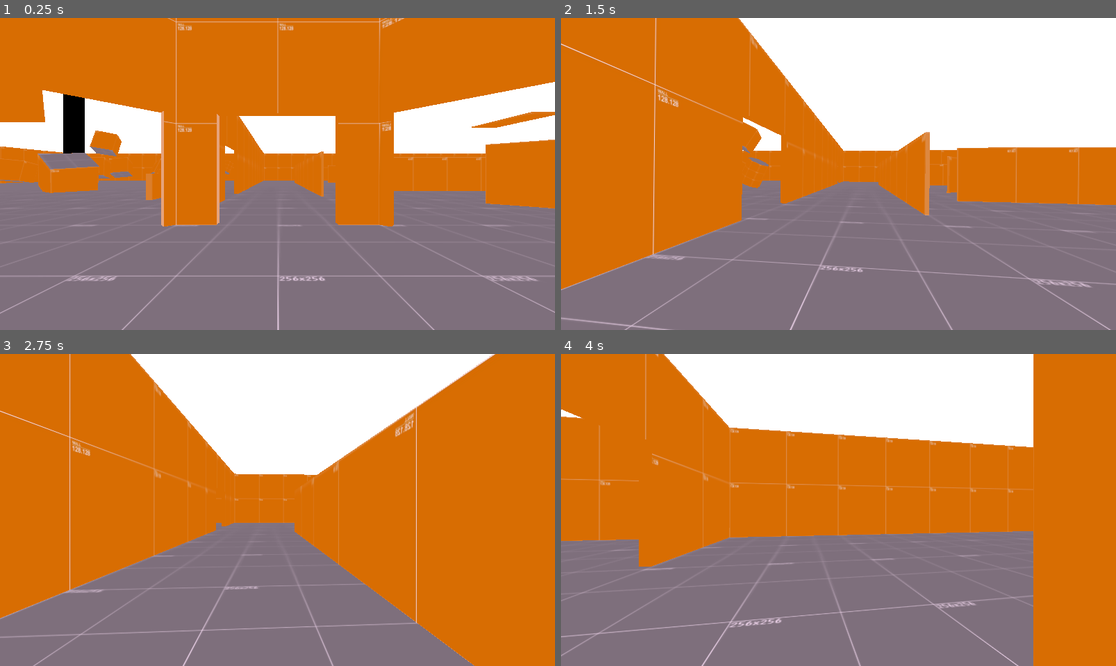
Above: before the commit, frames 1-4 (two rows, left to right).
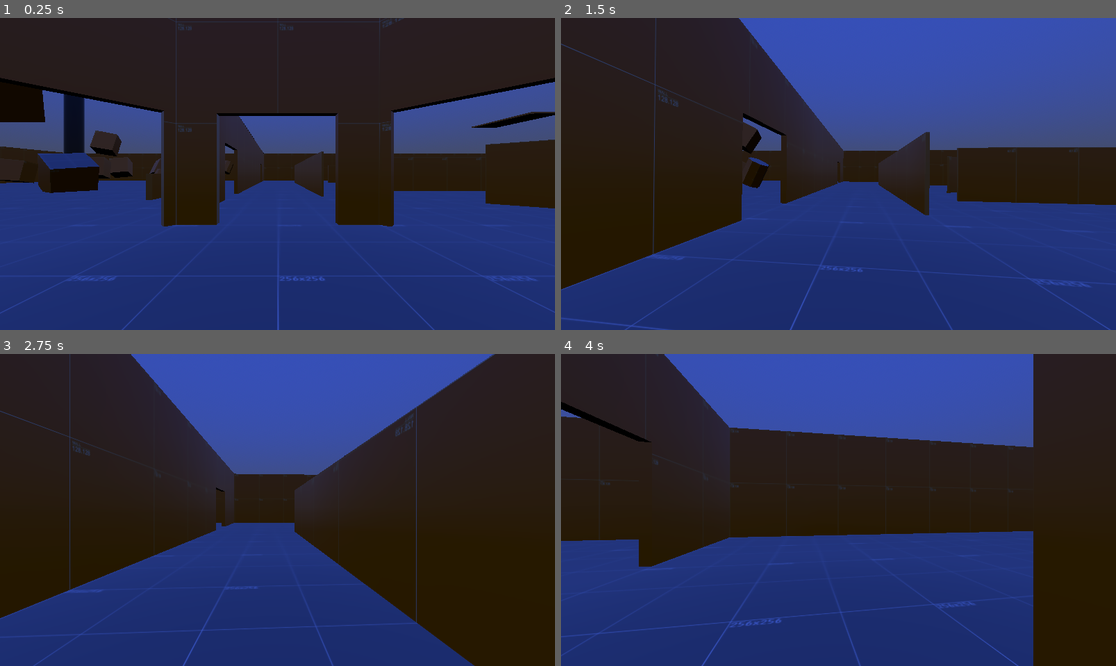
Above: after the commit, the same moments.

Repository: Liloslash/CocoonstrikeV2
Game: Godot game, scene res://world.tscn
The game is run twice, just before and just after one commit, with the same random seed, the same clock (stepped at 60 frames per second) and the same inputs.
Inputs (mouse positions are in pixels of both pictures, inside the frame that each line leads up to):
- Up to frame 1 (0.25 s): no input
- Up to frame 2 (1.5 s): tap Enter at 0.5 s; move the mouse to (866, 174) at 0.52 s; hold Q (slam) 0.53-1.28 s; hold W (up) from 0.53 s (still down); tap Space (jump) at 0.77 s; move the mouse to (810, 174) at 1.27 s; tap Q (slam) at 1.35 s
- Up to frame 3 (2.75 s): keep holding W (up); tap Space (jump) at 1.52 s; move the mouse to (288, 503) at 2.02 s; hold Q (slam) from 2.03 s (still down)
- Up to frame 4 (4 s): keep holding W (up); move the mouse to (832, 516) at 2.77 s; release Q (slam) at 2.78 s; tap Q (slam) at 2.85 s; tap Space (jump) at 3.02, 3.77 s; move the mouse to (877, 513) at 3.52 s; hold Q (slam) from 3.53 s (still down)

The runs differ from the first frame. In frame 1, 100% of the frame differs, in the area x 0-100%, y 0-100%; in frame 2, 100%; in frame 3, 100%; in frame 4, 100%.

Commit message:
Update world scene configuration with new environment and sky settings

Diff:
--- a/world.tscn
+++ b/world.tscn
@@ -1,16 +1,23 @@
-[gd_scene load_steps=5 format=3 uid="uid://duveuss376vek"]
+[gd_scene load_steps=7 format=3 uid="uid://duveuss376vek"]
 
 [ext_resource type="PackedScene" uid="uid://on8dmdl0asvj" path="res://Maps/environments/Arena.glb" id="1_fj7yv"]
 [ext_resource type="PackedScene" uid="uid://danq5m8lo3862" path="res://Maps/obstacles/Obstacles.glb" id="2_tlwt5"]
 [ext_resource type="PackedScene" uid="uid://blpn5lfg8ub4b" path="res://Player/player.tscn" id="3_tlwt5"]
 
-[sub_resource type="Environment" id="Environment_tlwt5"]
-background_energy_multiplier = 7.0
-ambient_light_source = 3
-ambient_light_color = Color(0.982698, 0.874011, 0.968364, 1)
-fog_mode = 1
-fog_density = 1.0
-volumetric_fog_density = 0.5206
+[sub_resource type="ProceduralSkyMaterial" id="ProceduralSkyMaterial_tlwt5"]
+sky_top_color = Color(0.0885772, 0.129562, 0.304281, 1)
+sky_horizon_color = Color(0.118708, 0.122645, 0.128859, 1)
+sky_energy_multiplier = 2.0
+ground_energy_multiplier = 0.0
+
+[sub_resource type="Sky" id="Sky_aqk2v"]
+sky_material = SubResource("ProceduralSkyMaterial_tlwt5")
+radiance_size = 4
+
+[sub_resource type="Environment" id="Environment_036b0"]
+background_mode = 2
+background_energy_multiplier = 1.2
+sky = SubResource("Sky_aqk2v")
 
 [node name="World" type="Node3D"]
 
@@ -22,4 +29,4 @@
 transform = Transform3D(1, 0, 0, 0, 1, 0, 0, 0, 1, 0, 1, 0)
 
 [node name="WorldEnvironment" type="WorldEnvironment" parent="."]
-environment = SubResource("Environment_tlwt5")
+environment = SubResource("Environment_036b0")
